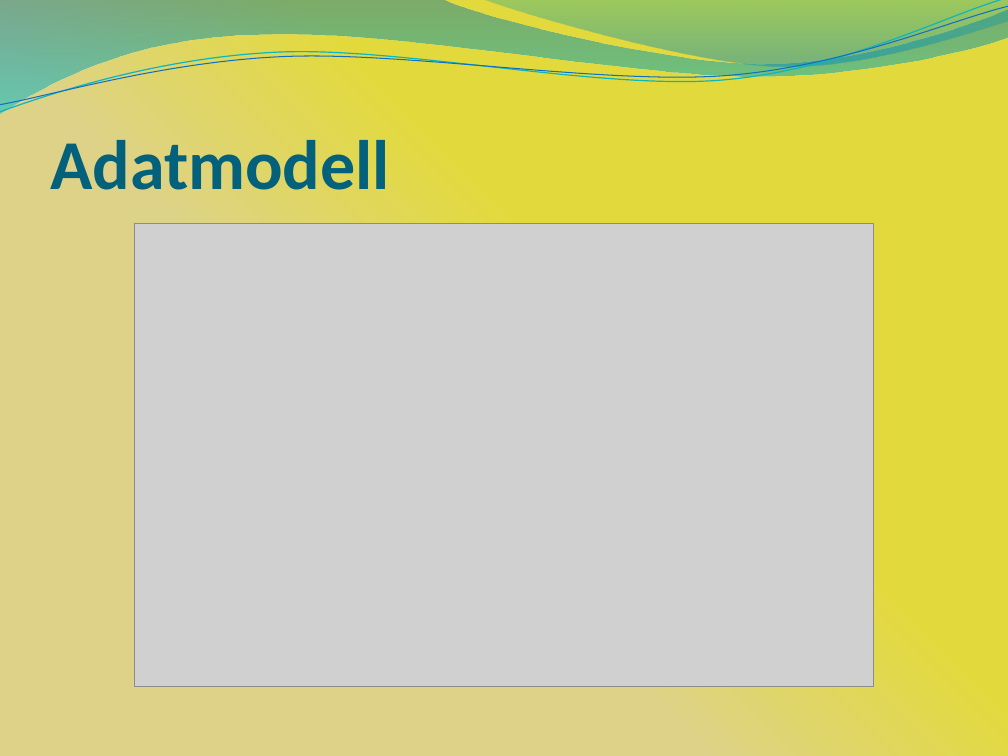
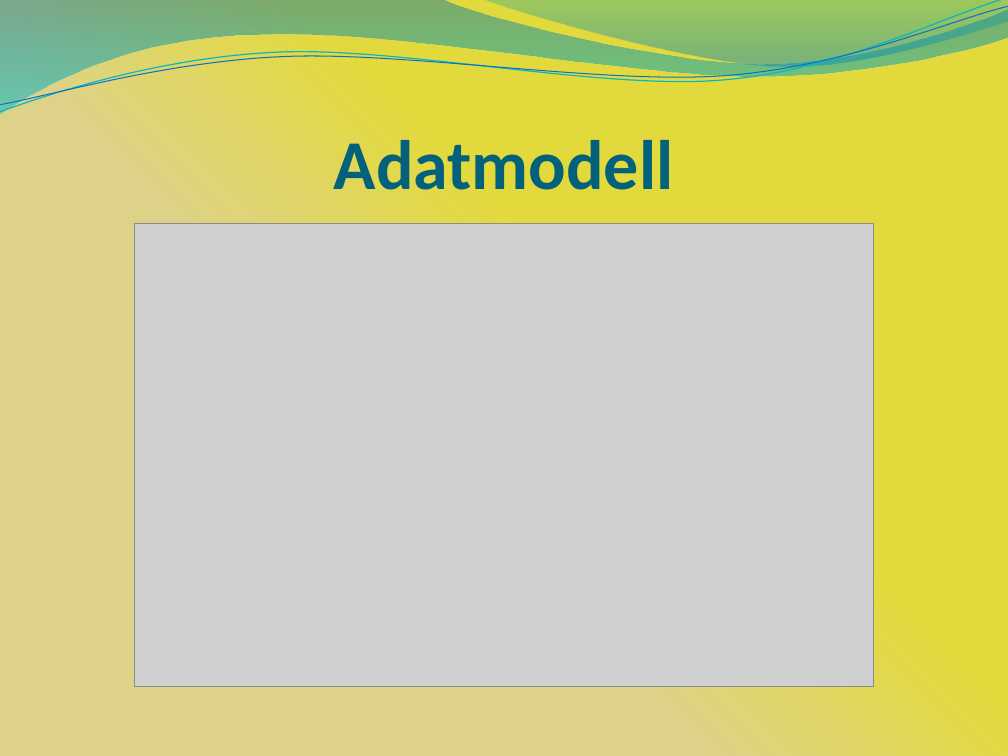
Before and after one commit to ProFreshCash/mobilfrontendanyagok, a slide deck: slide 5 of Varbirone_vedes_minta.pptx (slide 3 before the commit). Drawn at 1008x756 pixels with LibreOffice and Linux fonts; fonts in the diff are those of the drawing; grey boxes stand for pictures. Boxes give left, top, right and bottom in pixels: in the first picture for what was removed or moved away, otherwise in the second. Text is boxed around its words. In the diff, an @@ line names an element or a change of style, - is before the commit and + after.

```diff
--- a/Varbirone_vedes_minta.pptx
+++ b/Varbirone_vedes_minta.pptx
@@ title "Adatmodell" at <box>334,140,674,190</box>: alignment left to centre @@
```
Also in this commit, not shown: 1 other slide changed, 5 slides added, 2 slides removed.
